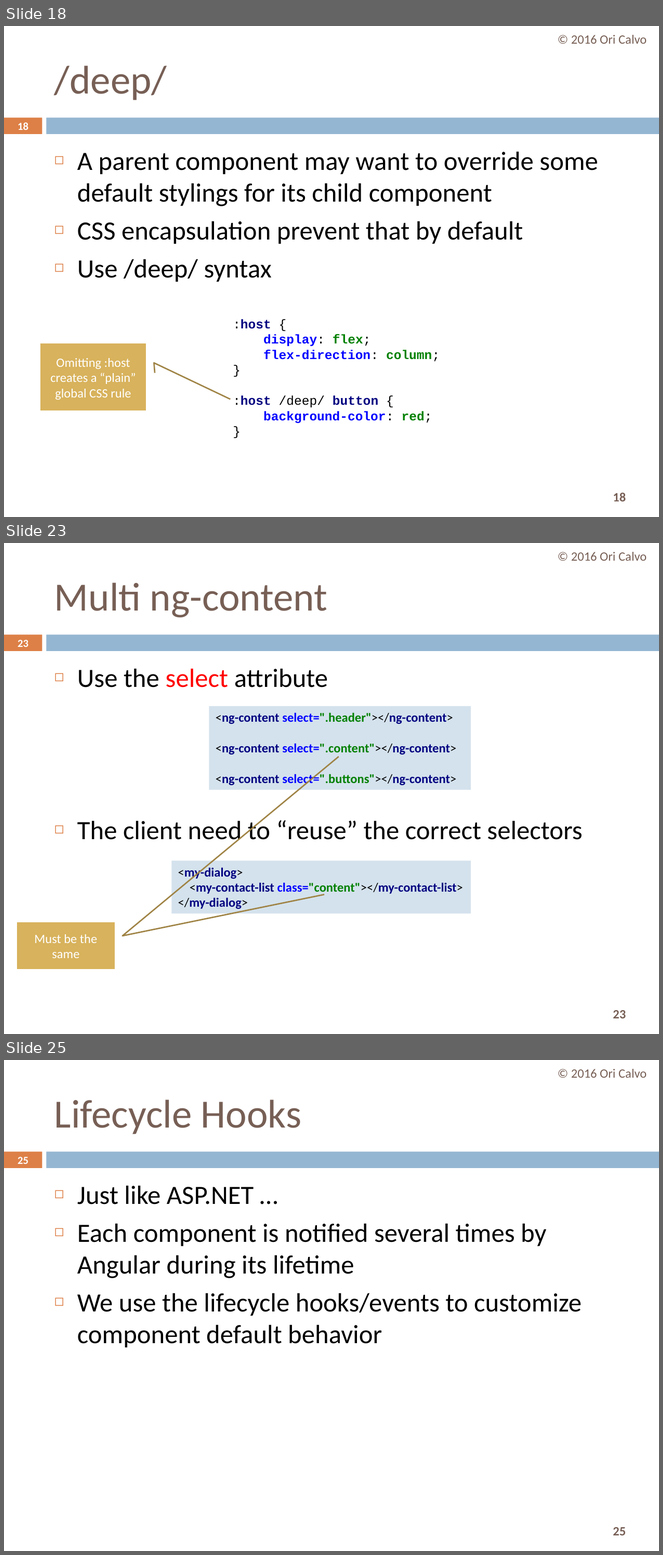
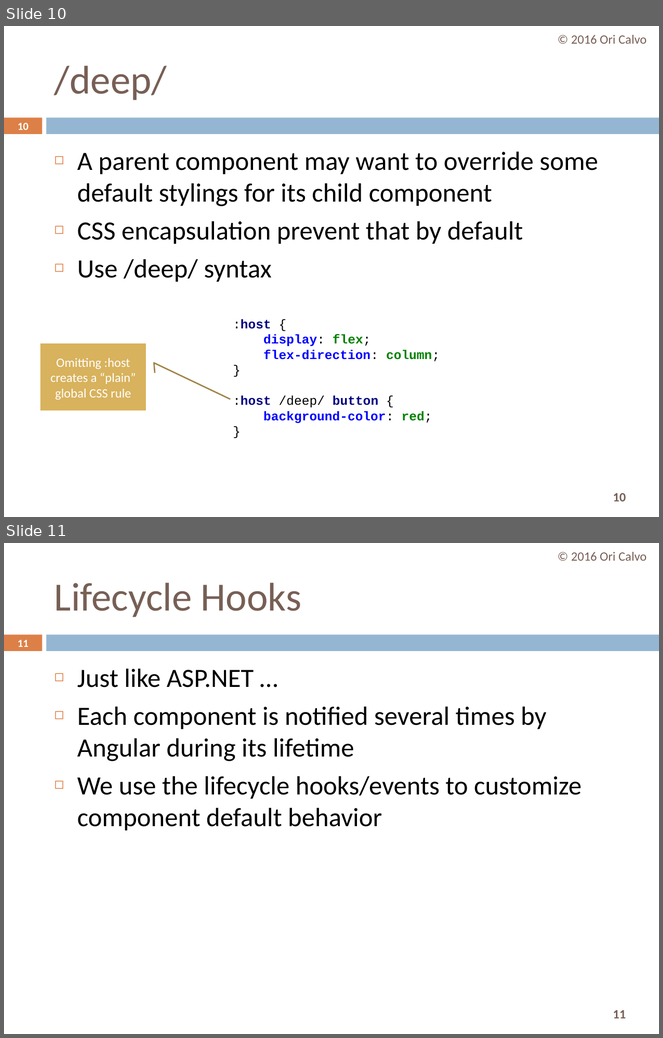
Before and after one commit to oricalvo/course-amdocs-angular, a slide deck: PPTs/06 Advanced Components.pptx. Shown one above the other, each under a label of ours: slides 18, 23 and 25 before the commit, slides 10 and 11 after it; the slides between them are not shown. The pictures are 663x1555 and 663x1038 pixels, drawn with LibreOffice and Linux fonts; fonts in the diff are those of the drawing. Boxes give left, top, right and bottom in pixels: in the first picture for what was removed or moved away, otherwise in the second. Text is boxed around its words. In the diff, an @@ line names an element or a change of style, - is before the commit and + after.

```diff
--- a/PPTs/06 Advanced Components.pptx
+++ b/PPTs/06 Advanced Components.pptx
@@ slide 23 removed at box(4, 543, 659, 1034), background #FFFFFF; not listed: 3 template elements that a slide beside it also shows @@
@@ text removed at box(571, 552, 647, 561) @@
-© 2016 Ori Calvo
@@ title removed at box(54, 583, 327, 617) @@
-Multi ng-content
@@ page number removed at box(18, 640, 28, 647) @@
-23
@@ text removed at box(77, 668, 582, 846) @@
-◻ Use the select attribute
-◻ The client need to “reuse” the correct selectors
@@ rectangle removed at box(209, 706, 471, 790) @@
-<ng-content select=".header"></ng-content>
-<ng-content select=".content"></ng-content>
-<ng-content select=".buttons"></ng-content>
@@ rectangle removed at box(172, 861, 471, 914) @@
-<my-dialog>
-<my-contact-list class="content"></my-contact-list>
-</my-dialog>
@@ callout removed at box(17, 923, 115, 969) @@
-Must be the same
@@ what was slide 18 is now slide 10 @@
@@ page number at box(18, 123, 28, 130): text changed @@
-18
+10
@@ page number at box(613, 493, 626, 502): text changed @@
-18
+10
@@ what was slide 25 is now slide 11 @@
@@ page number at box(18, 640, 28, 647): text changed @@
-25
+11
@@ page number at box(613, 1010, 626, 1019): text changed @@
-25
+11
```
Also in this commit, not shown: 4 slides changed, 28 other slides removed.
